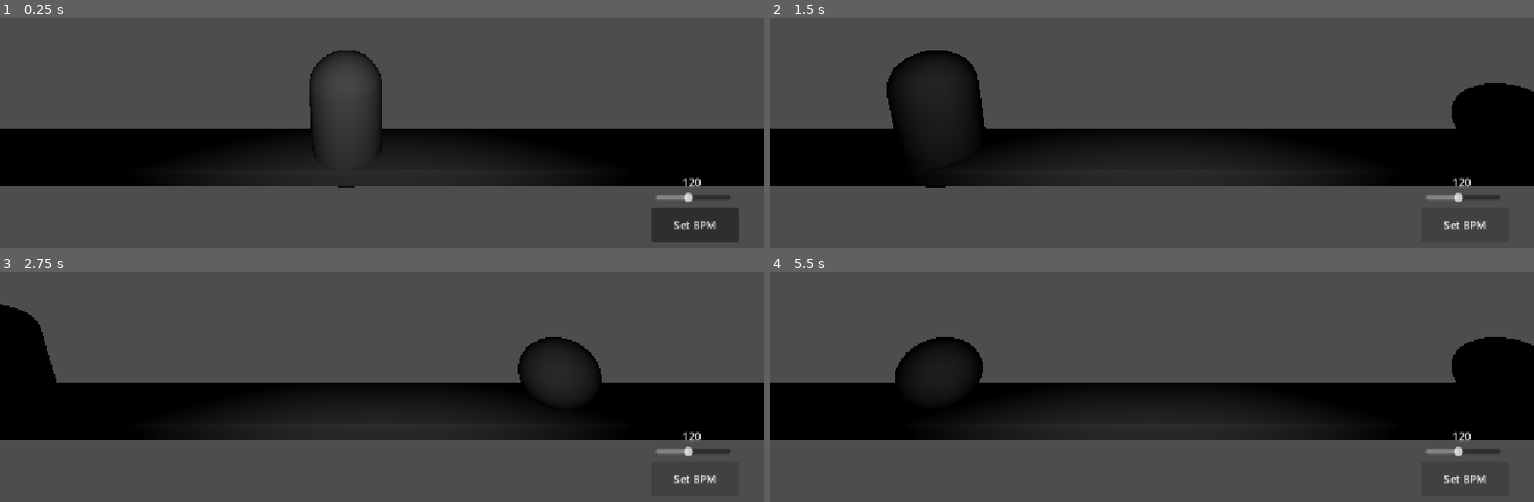
Above: before the commit, frames 1-4 (two rows, left to right).
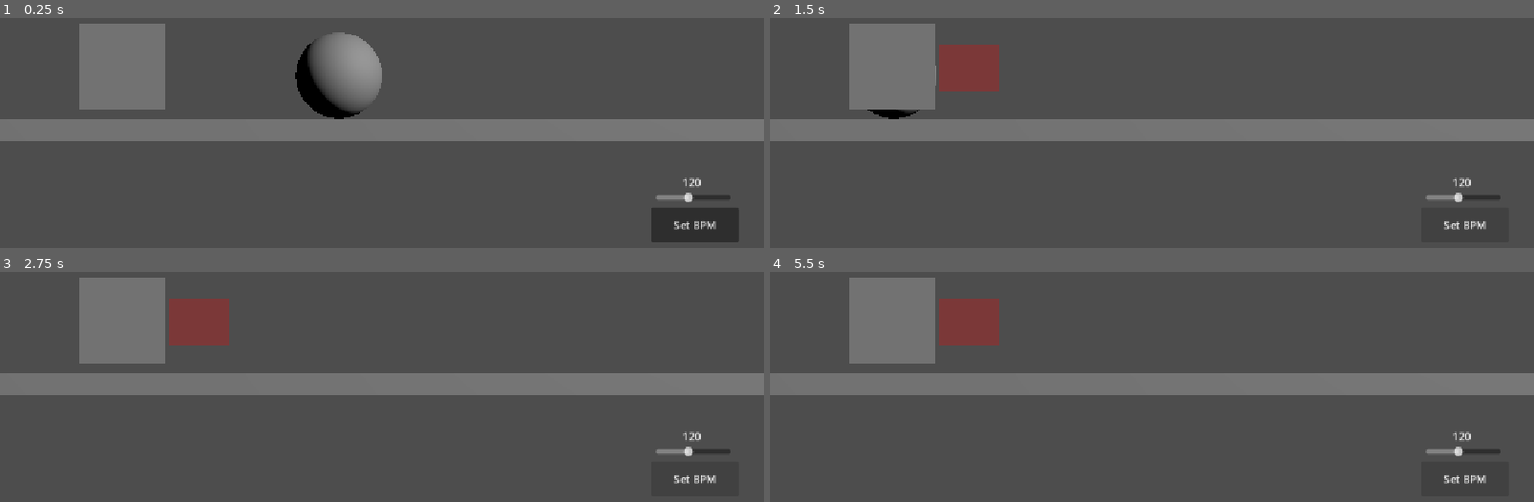
Above: after the commit, the same moments.

Repository: geekazodium/FALL-RGDC-GAME-JAM-2026
Game: Godot game, scene res://scenes/Test Game.tscn
The game is run twice, just before and just after one commit, with the same random seed, the same clock (stepped at 60 frames per second) and the same inputs. This scene is started directly instead of the project's main scene.
Inputs:
- Up to frame 1 (0.25 s): no input
- Up to frame 2 (1.5 s): click "Set BPM" at 0.5 s; click "Set BPM" at 1.25 s
- Up to frame 3 (2.75 s): click "Set BPM" at 2 s
- Up to frame 4 (5.5 s): tap F (scream, bound only after the commit) every 0.75 s from 2.85 to 5.1 s

The runs differ from the first frame. In frame 1, 36% of the frame differs, in the area x 0-100%, y 2-74%; in frame 2, 37%; in frame 3, 38%; in frame 4, 37%.

Commit message:
Inputs and collisions

Diff:
--- /dev/null
+++ b/Hitbox.tres
@@ -0,0 +1,5 @@
+[gd_resource type="StandardMaterial3D" format=3 uid="uid://c0vsppu0kjv6o"]
+
+[resource]
+transparency = 1
+albedo_color = Color(1, 0, 0, 0.36862746)
--- a/project.godot
+++ b/project.godot
@@ -22,18 +22,20 @@
 
 [input]
 
-scream_1={
+scream={
 "deadzone": 0.2,
 "events": [null, Object(InputEventKey,"resource_local_to_scene":false,"resource_name":"","device":16,"window_id":0,"alt …(196 unchanged characters)…
+, Object(InputEventKey,"resource_local_to_scene":false,"resource_name":"","device":-1,"window_id":0,"alt_pressed":false,"shift_pressed":false,"ctrl_pressed":false,"meta_pressed":false,"pressed":false,"keycode":0,"physical_keycode":74,"key_label":0,"unicode":106,"location":0,"echo":false,"script":null)
 , Object(InputEventMouseButton,"resource_local_to_scene":false,"resource_name":"","device":-1,"window_id":0,"alt_presse …(244 unchanged characters)…
-]
-}
-scream_2={
-"deadzone": 0.2,
-"events": [Object(InputEventKey,"resource_local_to_scene":false,"resource_name":"","device":-1,"window_id":0,"alt_pressed":false,"shift_pressed":false,"ctrl_pressed":false,"meta_pressed":false,"pressed":false,"keycode":0,"physical_keycode":74,"key_label":0,"unicode":106,"location":0,"echo":false,"script":null)
 , Object(InputEventMouseButton,"resource_local_to_scene":false,"resource_name":"","device":-1,"window_id":0,"alt_presse …(244 unchanged characters)…
 ]
 }
+
+[layer_names]
+
+3d_physics/layer_1="Player"
+3d_physics/layer_2="Enemy"
+3d_physics/layer_3="Scream"
 
 [physics]
 
--- a/scenes/Test Game.tscn
+++ b/scenes/Test Game.tscn
@@ -2,8 +2,9 @@
 
 [ext_resource type="Script" uid="uid://cc6do0kx18fe1" path="res://scripts/level.gd" id="1_6pt5r"]
 [ext_resource type="PackedScene" uid="uid://dfaso0blphdpi" path="res://scenes/moving_area_test.tscn" id="2_rghpy"]
-[ext_resource type="PackedScene" uid="uid://b5jpr7m71e8o6" path="res://scenes/moving_area_test_2.tscn" id="3_7ahq7"]
 [ext_resource type="PackedScene" uid="uid://cqa5xfuse8dgk" path="res://scenes/bpm_setter_ui.tscn" id="3_uyjid"]
+[ext_resource type="PackedScene" uid="uid://crdwxkj3jxavn" path="res://scenes/moving_area_test_3.tscn" id="4_4lxil"]
+[ext_resource type="PackedScene" uid="uid://b1s2ykvac0smg" path="res://scenes/player_test.tscn" id="5_hosqq"]
 
 [node name="Game" type="Node3D" unique_id=1568713828]
 
@@ -11,12 +12,17 @@
 script = ExtResource("1_6pt5r")
 areaHolder = NodePath(".")
 BPM = 150
-area_scene = Array[PackedScene]([ExtResource("2_rghpy"), ExtResource("3_7ahq7")])
+area_scene = Array[PackedScene]([ExtResource("4_4lxil"), ExtResource("2_rghpy")])
 
 [node name="Camera3D" type="Camera3D" parent="." unique_id=548941266]
-transform = Transform3D(1, 0, 0, 0, 0.97477007, 0.22321141, 0, -0.22321141, 0.97477007, 0, 2.5673826, 3.6499724)
-size = 3.0
-
-[node name="AreaLight3D" type="AreaLight3D" parent="Camera3D" unique_id=534807900]
+transform = Transform3D(1, 0, 0, 0, 1, 0, 0, 0, 1, 0, 1.048, 6.091)
+projection = 1
+size = 5.0
 
 [node name="BPM Setter UI" parent="." unique_id=2099664311 instance=ExtResource("3_uyjid")]
+
+[node name="Player_Test" parent="." unique_id=2022993622 instance=ExtResource("5_hosqq")]
+transform = Transform3D(1, 0, 0, 0, 1, 0, 0, 0, 1, -3.0194654, 0.7391405, 0)
+
+[node name="DirectionalLight3D" type="DirectionalLight3D" parent="." unique_id=658987109]
+transform = Transform3D(0.65736574, -0.35275754, 0.6659072, 0, 0.8836681, 0.46811417, -0.7535718, -0.3077222, 0.5808931, 0, 5.58427, 0)
--- /dev/null
+++ b/scenes/enemy.tscn
@@ -0,0 +1,31 @@
+[gd_scene format=3 uid="uid://bghqrstyo16p7"]
+
+[ext_resource type="Script" uid="uid://xy6pfbg1b2lc" path="res://scripts/Enemy.gd" id="1_7p1mj"]
+
+[sub_resource type="SphereShape3D" id="SphereShape3D_yf5fn"]
+
+[sub_resource type="SphereMesh" id="SphereMesh_g4v7s"]
+
+[node name="Enemy" type="StaticBody3D" unique_id=2125152404]
+collision_layer = 2
+collision_mask = 4
+script = ExtResource("1_7p1mj")
+
+[node name="StaticBody3D" type="Area3D" parent="." unique_id=393092527]
+transform = Transform3D(1, 0, 0, 0, 1, 0, 0, 0, 1, 0, 0.6335274, 0)
+collision_layer = 2
+
+[node name="CollisionShape3D" type="CollisionShape3D" parent="StaticBody3D" unique_id=956535012]
+shape = SubResource("SphereShape3D_yf5fn")
+
+[node name="MeshInstance3D" type="MeshInstance3D" parent="StaticBody3D/CollisionShape3D" unique_id=151520101]
+mesh = SubResource("SphereMesh_g4v7s")
+
+[node name="CollisionShape3D" type="CollisionShape3D" parent="." unique_id=64253077]
+transform = Transform3D(1, 0, 0, 0, 1, 0, 0, 0, 1, 0, 0.6335274, 0)
+shape = SubResource("SphereShape3D_yf5fn")
+
+[node name="MeshInstance3D" type="MeshInstance3D" parent="CollisionShape3D" unique_id=1979312584]
+mesh = SubResource("SphereMesh_g4v7s")
+
+[connection signal="body_entered" from="StaticBody3D" to="." method="_on_body_entered"]
--- a/scenes/moving_area_test.tscn
+++ b/scenes/moving_area_test.tscn
@@ -1,10 +1,10 @@
 [gd_scene format=3 uid="uid://dfaso0blphdpi"]
+
+[ext_resource type="PackedScene" uid="uid://bghqrstyo16p7" path="res://scenes/enemy.tscn" id="1_uu7rs"]
 
 [sub_resource type="BoxShape3D" id="BoxShape3D_2inco"]
 
 [sub_resource type="BoxMesh" id="BoxMesh_uu7rs"]
-
-[sub_resource type="SphereMesh" id="SphereMesh_g4v7s"]
 
 [node name="MovingArea Test" type="StaticBody3D" unique_id=1471861603]
 
@@ -15,6 +15,4 @@
 [node name="MeshInstance3D" type="MeshInstance3D" parent="CollisionShape3D" unique_id=93411771]
 mesh = SubResource("BoxMesh_uu7rs")
 
-[node name="MeshInstance3D" type="MeshInstance3D" parent="." unique_id=1032199688]
-transform = Transform3D(1, 0, 0, 0, 1, 0, 0, 0, 1, 0, 0.57975197, 0)
-mesh = SubResource("SphereMesh_g4v7s")
+[node name="Enemy" parent="." unique_id=1595708342 instance=ExtResource("1_uu7rs")]
--- a/scenes/moving_area_test_2.tscn
+++ b/scenes/moving_area_test_2.tscn
@@ -1,8 +1,12 @@
 [gd_scene format=3 uid="uid://b5jpr7m71e8o6"]
+
+[ext_resource type="Script" uid="uid://xy6pfbg1b2lc" path="res://scripts/Enemy.gd" id="1_66yri"]
 
 [sub_resource type="BoxShape3D" id="BoxShape3D_2inco"]
 
 [sub_resource type="BoxMesh" id="BoxMesh_uu7rs"]
+
+[sub_resource type="CapsuleShape3D" id="CapsuleShape3D_g4v7s"]
 
 [sub_resource type="CapsuleMesh" id="CapsuleMesh_66yri"]
 
@@ -15,6 +19,15 @@
 [node name="MeshInstance3D" type="MeshInstance3D" parent="CollisionShape3D" unique_id=93411771]
 mesh = SubResource("BoxMesh_uu7rs")
 
-[node name="MeshInstance3D" type="MeshInstance3D" parent="." unique_id=1032199688]
-transform = Transform3D(1, 0, 0, 0, 1, 0, 0, 0, 1, 0, 0.57975197, 0)
+[node name="StaticBody3D" type="Area3D" parent="." unique_id=1479846886]
+transform = Transform3D(1, 0, 0, 0, 1, 0, 0, 0, 1, 0, 1.1071701, 0)
+collision_layer = 2
+script = ExtResource("1_66yri")
+
+[node name="CollisionShape3D" type="CollisionShape3D" parent="StaticBody3D" unique_id=1906496431]
+shape = SubResource("CapsuleShape3D_g4v7s")
+
+[node name="MeshInstance3D" type="MeshInstance3D" parent="StaticBody3D" unique_id=1032199688]
 mesh = SubResource("CapsuleMesh_66yri")
+
+[connection signal="body_entered" from="StaticBody3D" to="StaticBody3D" method="_on_body_entered"]
--- /dev/null
+++ b/scenes/moving_area_test_3.tscn
@@ -0,0 +1,14 @@
+[gd_scene format=3 uid="uid://crdwxkj3jxavn"]
+
+[sub_resource type="BoxShape3D" id="BoxShape3D_2inco"]
+
+[sub_resource type="BoxMesh" id="BoxMesh_uu7rs"]
+
+[node name="MovingArea Test" type="StaticBody3D" unique_id=1471861603]
+
+[node name="CollisionShape3D" type="CollisionShape3D" parent="." unique_id=153969908]
+transform = Transform3D(8, 0, 0, 0, 0.251, 0, 0, 0, 1, 0, 0, 0)
+shape = SubResource("BoxShape3D_2inco")
+
+[node name="MeshInstance3D" type="MeshInstance3D" parent="CollisionShape3D" unique_id=93411771]
+mesh = SubResource("BoxMesh_uu7rs")
--- /dev/null
+++ b/scenes/player_test.tscn
@@ -0,0 +1,43 @@
+[gd_scene format=3 uid="uid://b1s2ykvac0smg"]
+
+[ext_resource type="Script" uid="uid://bcd1yxhkymoq1" path="res://scripts/player.gd" id="1_a8v3n"]
+[ext_resource type="Material" uid="uid://c0vsppu0kjv6o" path="res://Hitbox.tres" id="2_fdpfy"]
+
+[sub_resource type="BoxMesh" id="BoxMesh_g4v7s"]
+
+[sub_resource type="BoxShape3D" id="BoxShape3D_g4v7s"]
+
+[sub_resource type="BoxShape3D" id="BoxShape3D_yf5fn"]
+size = Vector3(0.7062378, 0.5366821, 1)
+
+[sub_resource type="BoxMesh" id="BoxMesh_yf5fn"]
+size = Vector3(0.7063675, 0.5449219, 1)
+
+[node name="Player" type="Node3D" unique_id=2022993622]
+script = ExtResource("1_a8v3n")
+
+[node name="Player_Col" type="StaticBody3D" parent="." unique_id=73986676]
+collision_mask = 3
+
+[node name="MeshInstance3D" type="MeshInstance3D" parent="Player_Col" unique_id=1059243562]
+mesh = SubResource("BoxMesh_g4v7s")
+
+[node name="CollisionShape3D" type="CollisionShape3D" parent="Player_Col" unique_id=137788604]
+shape = SubResource("BoxShape3D_g4v7s")
+
+[node name="Scream" type="Area3D" parent="." unique_id=77639946]
+collision_layer = 4
+collision_mask = 2
+
+[node name="CollisionShape3D2" type="CollisionShape3D" parent="Scream" unique_id=1535810398]
+transform = Transform3D(1, 0, 0, 0, 1, 0, 0, 0, 1, 0.9, 0, 0)
+shape = SubResource("BoxShape3D_yf5fn")
+debug_color = Color(0.6862745, 0.41960785, 0, 0.69803923)
+
+[node name="MeshInstance3D" type="MeshInstance3D" parent="Scream" unique_id=1533974884]
+transform = Transform3D(1, 0, 0, 0, 1, 0, 0, 0, 1, 0.90026116, -0.01173462, -0.0002886653)
+material_override = ExtResource("2_fdpfy")
+mesh = SubResource("BoxMesh_yf5fn")
+
+[connection signal="body_entered" from="Scream" to="." method="_on_scream_body_entered"]
+[connection signal="body_exited" from="Scream" to="." method="_on_scream_body_exited"]
--- /dev/null
+++ b/scripts/Enemy.gd
@@ -0,0 +1,21 @@
+extends Node3D
+
+var isStunned = false
+# Called when the node enters the scene tree for the first time.
+func _ready() -> void:
+	pass # Replace with function body.
+
+
+# Called every frame. 'delta' is the elapsed time since the previous frame.
+func _process(delta: float) -> void:
+	pass
+
+
+func _on_body_entered(body: Node3D) -> void:
+	if not isStunned and body.name == "Player_Col":
+		print("hit player, game over")
+
+func stun():
+	if not isStunned:
+		isStunned = true
+		print("Hit by Player")
--- a/scripts/level.gd
+++ b/scripts/level.gd
@@ -10,51 +10,43 @@
 
 # Called when the node enters the scene tree for the first time.
 func _ready() -> void:
-	bpm = BPM / 60
-	var placement = -8
-	for a in range(5):
-		var rand = randi() % area_scene.size()
-		var scene = area_scene.get(rand).instantiate().get_node(".")
-		scene.position.x = placement
-		scene.position.y = 0
-		areaHolder.add_child(scene)
-		placement += 8
-	pass # Replace with function body.
+    bpm = BPM / 60
+    var placement = -8
+    for a in range(5):
+        var rand = randi() % area_scene.size()
+        var scene = area_scene.get(rand).instantiate()
+        scene.position = Vector3(placement, 0, 0)
+        areaHolder.add_child(scene)
+        placement += 8
+    pass # Replace with function body.
 
 var timePassed = 0;
-var hit = false;
 # Called every frame. 'delta' is the elapsed time since the previous frame.
 func _process(delta: float) -> void:
-	var speed = bpm * delta
-	timePassed += speed
-	if int(timePassed) % timeSign == 0:
-		if(not hit):
-			print("hit " + str(int(timePassed) / timeSign))
-			hit = true
-	else:
-		hit = false
+    var speed = bpm * delta
+    timePassed += speed
+    #print("hit " + str((int(timePassed) / timeSign) + 1) + " : " + str((int(timePassed) % timeSign + 1)))
 
-	for a in areaHolder.get_children():
-		a.position.x -= speed
+    for a in areaHolder.get_children():
+        a.position.x -= speed
 
-	if areaHolder.get_child_count() > 0:
-		if areaHolder.get_child(0).position.x <= -16:
-			removeArea()
-			spawn_new_area()
+    if areaHolder.get_child_count() > 0:
+        if areaHolder.get_child(0).position.x <= -16:
+            removeArea()
+            spawn_new_area()
 
 func removeArea():
-	var areaToRemove = areaHolder.get_child(0)
-	areaHolder.remove_child(areaToRemove)
-	areaToRemove.free()
+    var areaToRemove = areaHolder.get_child(0)
+    areaHolder.remove_child(areaToRemove)
+    areaToRemove.queue_free()
 
 func spawn_new_area():
-	var rand = randi() % area_scene.size()
-	var scene = area_scene.get(rand).instantiate().get_node(".")
-	scene.position.x = 16
-	scene.position.y = 0
-	areaHolder.add_child(scene)
-	pass
+    var rand = randi() % area_scene.size()
+    var scene = area_scene.get(rand).instantiate()
+    scene.position = Vector3(16, 0, 0)
+    areaHolder.add_child(scene)
+    pass
 
 func setBPM(_bpm):
-	BPM = _bpm
-	bpm = BPM / 60
+    BPM = _bpm
+    bpm = BPM / 60
--- /dev/null
+++ b/scripts/player.gd
@@ -0,0 +1,41 @@
+extends Node3D
+
+@onready var screamArea:Area3D = $Scream
+
+@export var screamTime = 1
+var screamTimer = 0
+
+var is_screaming = false
+
+var enemies_in_area:Array[Node3D]
+
+# Called when the node enters the scene tree for the first time.
+func _ready() -> void:
+	pass # Replace with function body.
+
+
+# Called every frame. 'delta' is the elapsed time since the previous frame.
+func _process(delta: float) -> void:
+	if Input.is_action_just_pressed("scream"):
+		screamTimer = screamTime
+		pass
+
+	if screamTimer > 0:
+		is_screaming = true
+		screamTimer -= delta
+	else:
+		is_screaming = false
+	screamArea.visible = is_screaming
+
+	scream()
+
+func _on_scream_body_entered(body: Node3D) -> void:
+	enemies_in_area.append(body)
+
+func _on_scream_body_exited(body: Node3D) -> void:
+	enemies_in_area.remove_at(enemies_in_area.find(body))
+
+func scream():
+	if is_screaming:
+		for enemy in enemies_in_area:
+			enemy.stun()
Not shown, added: scripts/Enemy.gd.uid
Not shown, added: scripts/player.gd.uid
